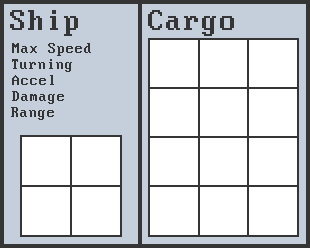
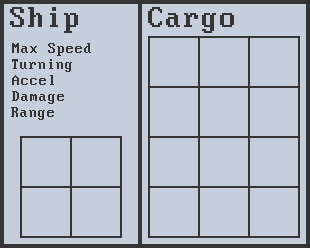
Before/after of a 310 x 248 layered artwork. What changed in the layer stack:
painted on "inventory slot copy 6" over (x1=20, y1=135, x2=122, y2=238)
removed group "inventory row copy 3" (3 layers) from group "Cargo Menu" over (x1=150, y1=185, x2=298, y2=236)
moved "inventory slot copy 5" into group "Cargo Menu", painted on it over (x1=20, y1=36, x2=300, y2=187)
moved "inventory slot copy 4" into group "Cargo Menu", painted on it over (x1=70, y1=86, x2=300, y2=237)
moved "inventory slot copy 3" into group "Cargo Menu", painted on it over (x1=22, y1=136, x2=300, y2=237)
moved "inventory slot copy 2" (in "Cargo Menu") into group "Cargo Menu", painted on it over (x1=148, y1=185, x2=300, y2=238)
removed layer "inventory slot copy" (1st of 4, in "Cargo Menu" › "inventory row copy 3") from group "inventory row copy 3" over (x1=200, y1=185, x2=250, y2=236)
removed group "inventory row copy 2" (3 layers) from group "Cargo Menu" over (x1=150, y1=138, x2=298, y2=188)
removed layer "inventory slot copy 2" (2nd of 4, in "Cargo Menu" › "inventory row copy 2") from group "inventory row copy 2" over (x1=247, y1=138, x2=298, y2=188)
removed group "inventory row copy" (3 layers) from group "Cargo Menu" over (x1=150, y1=88, x2=298, y2=139)
removed layer "inventory slot copy 2" (3rd of 4, in "Cargo Menu" › "inventory row copy") from group "inventory row copy" over (x1=247, y1=88, x2=298, y2=139)
removed layer "inventory slot copy" (3rd of 4, in "Cargo Menu" › "inventory row copy") from group "inventory row copy" over (x1=200, y1=88, x2=250, y2=139)
removed group "inventory row" (3 layers) from group "Cargo Menu" over (x1=150, y1=38, x2=298, y2=90)
removed layer "inventory slot copy 2" (4th of 4, in "Cargo Menu" › "inventory row") from group "inventory row" over (x1=247, y1=38, x2=298, y2=90)
removed layer "inventory slot copy" (4th of 4, in "Cargo Menu" › "inventory row") from group "inventory row" over (x1=200, y1=38, x2=250, y2=90)
…and 7 more changes (2 moved_by, 5 removed)
